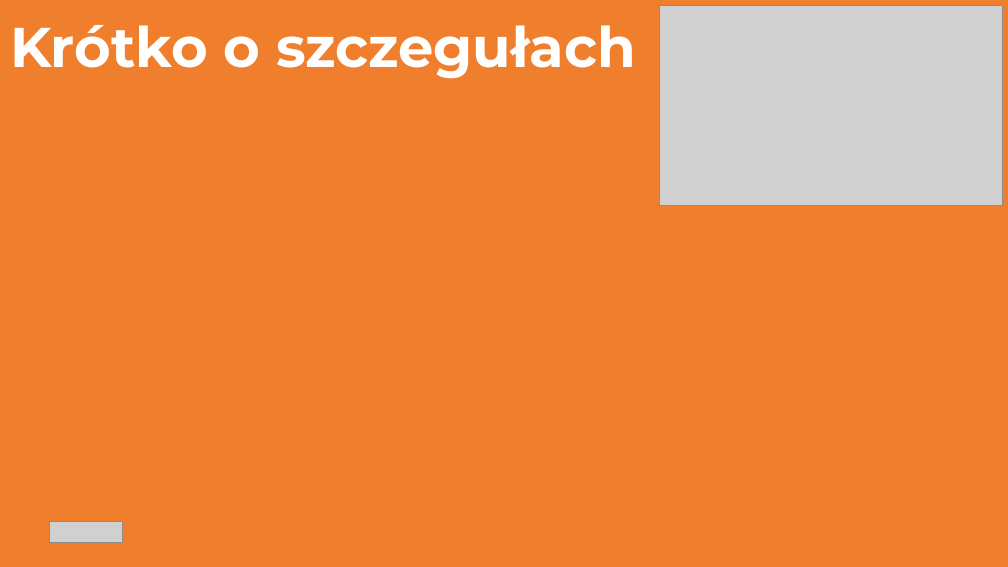
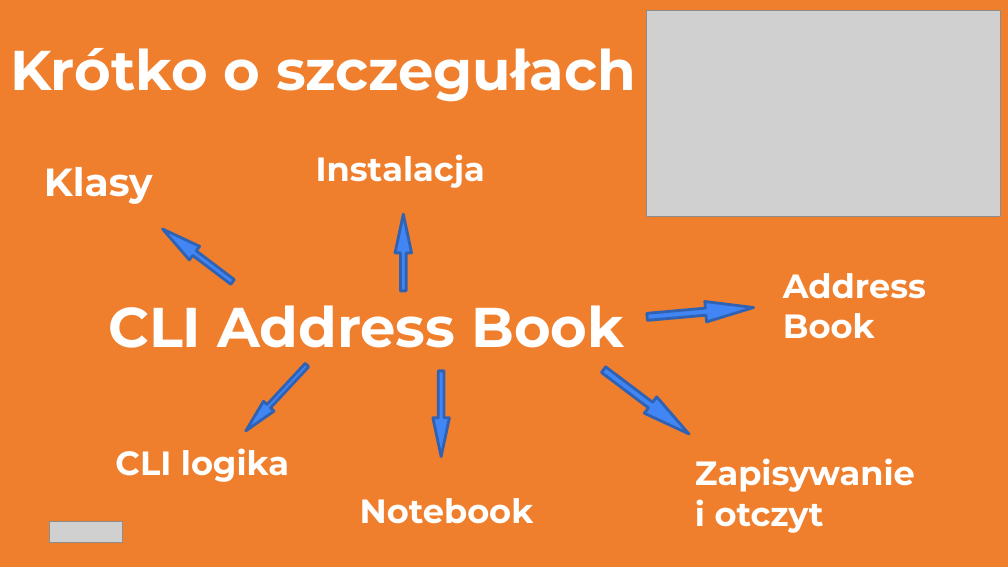
Before and after one commit to Mikolaj988/GoIT_Group, a slide deck: slide 6 of Core_Szablon prezentacji projektu.pptx. Drawn at 1008x567 pixels with LibreOffice and Linux fonts; fonts in the diff are those of the drawing; grey boxes stand for pictures. Boxes give left, top, right and bottom in pixels: in the first picture for what was removed or moved away, otherwise in the second. Text is boxed around its words. In the diff, an @@ line names an element or a change of style, - is before the commit and + after.

```diff
--- a/Core_Szablon prezentacji projektu.pptx
+++ b/Core_Szablon prezentacji projektu.pptx
@@ text "Krótko o szczegułach": place and size @@
-text "Krótko o szczegułach" at <box>10,25,636,79</box>
+text "Krótko o szczegułach" at <box>10,48,636,102</box>
@@ picture: place and size @@
-picture at <box>660,5,1003,206</box>
+picture at <box>646,10,1000,217</box>
@@ text added at <box>44,167,153,204</box>, 28 pt, text #FFFFFF, bold @@
+Klasy
@@ text added at <box>316,154,485,188</box>, 24 pt, text #FFFFFF, bold @@
+Instalacja
@@ right arrow added at <box>158,222,238,289</box>, fill #4285F4, outline #3162B5 2 pt @@
@@ right arrow added at <box>395,214,411,290</box>, fill #4285F4, outline #3162B5 2 pt @@
@@ text added at <box>108,292,624,348</box>, 40 pt, text #FFFFFF, bold @@
+CLI Address Book
@@ right arrow added at <box>646,298,755,327</box>, fill #4285F4, outline #3162B5 2 pt @@
@@ text added at <box>783,273,926,339</box>, 24 pt, text #FFFFFF, bold @@
+Address Book
@@ right arrow added at <box>241,360,312,436</box>, fill #4285F4, outline #3162B5 2 pt @@
@@ right arrow added at <box>433,370,449,456</box>, fill #4285F4, outline #3162B5 2 pt @@
@@ right arrow added at <box>597,362,695,442</box>, fill #4285F4, outline #3162B5 2 pt @@
@@ text added at <box>115,448,289,482</box>, 24 pt, text #FFFFFF, bold @@
+CLI logika
@@ text added at <box>695,458,915,533</box>, 24 pt, text #FFFFFF, bold @@
+Zapisywanie i otczyt
@@ text added at <box>360,498,534,524</box>, 24 pt, text #FFFFFF, bold @@
+Notebook
```
Also in this commit, not shown: 1 slide added.
